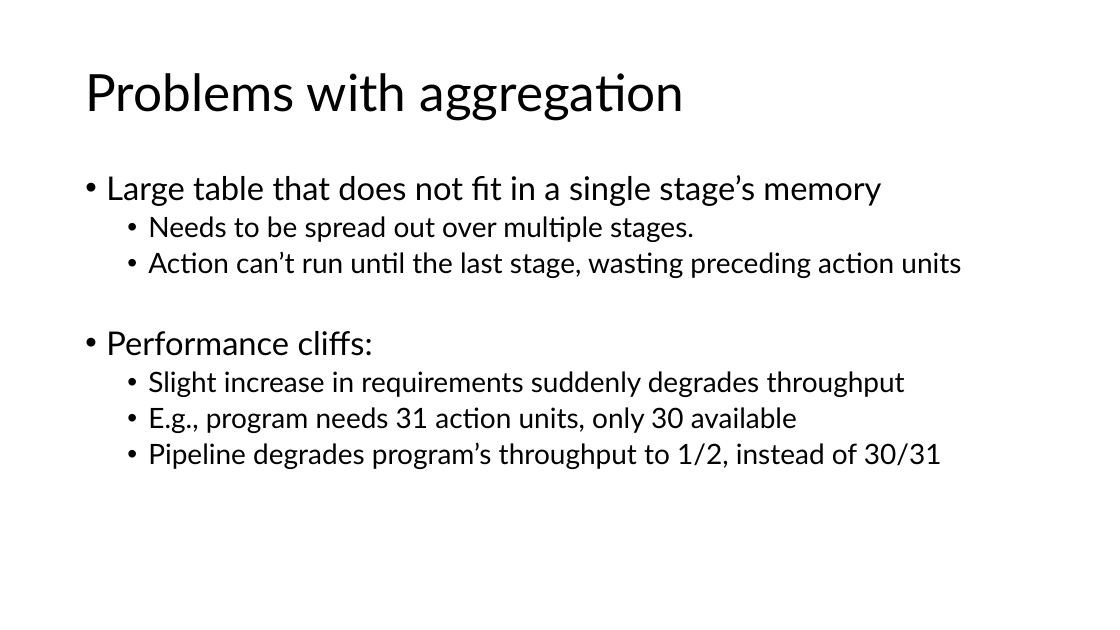
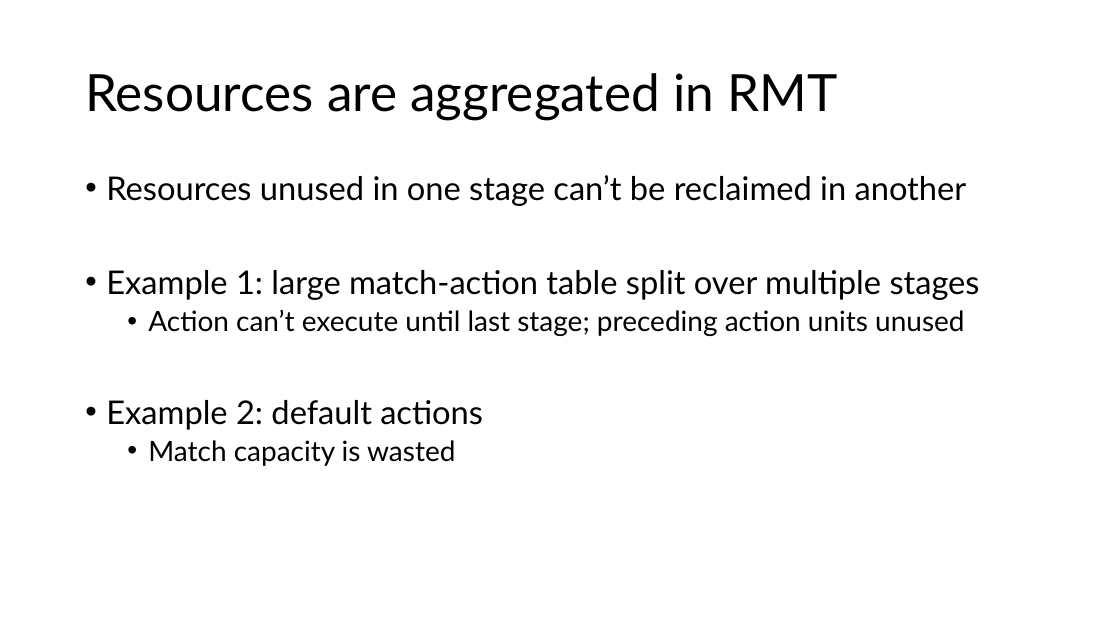
Before and after one commit to anirudhSK/drmt_talk, a slide deck: slide 3 of drmt.pptx. Drawn at 1120x630 pixels with LibreOffice and Linux fonts; fonts in the diff are those of the drawing. Boxes give left, top, right and bottom in pixels: in the first picture for what was removed or moved away, otherwise in the second. Text is boxed around its words. In the diff, an @@ line names an element or a change of style, - is before the commit and + after.

```diff
--- a/drmt.pptx
+++ b/drmt.pptx
@@ title at (85, 73, 837, 120): text changed @@
-Problems with aggregation
+Resources are aggregated in RMT
@@ text at (106, 175, 980, 466): text changed; size 24 to 28 pt @@
-• Large table that does not fit in a single stage’s memory
-  • Needs to be spread out over multiple stages.
-  • Action can’t run until the last stage, wasting preceding action units
-• Performance cliffs:
-  • Slight increase in requirements suddenly degrades throughput
-  • E.g., program needs 31 action units, only 30 available
-  • Pipeline degrades program’s throughput to 1/2, instead of 30/31
+• Resources unused in one stage can’t be reclaimed in another
+• Example 1: large match-action table split over multiple stages
+  • Action can’t execute until last stage; preceding action units unused
+• Example 2: default actions
+  • Match capacity is wasted
```
Also in this commit, not shown: 3 other slides changed, 2 slides added, 1 slide removed.
